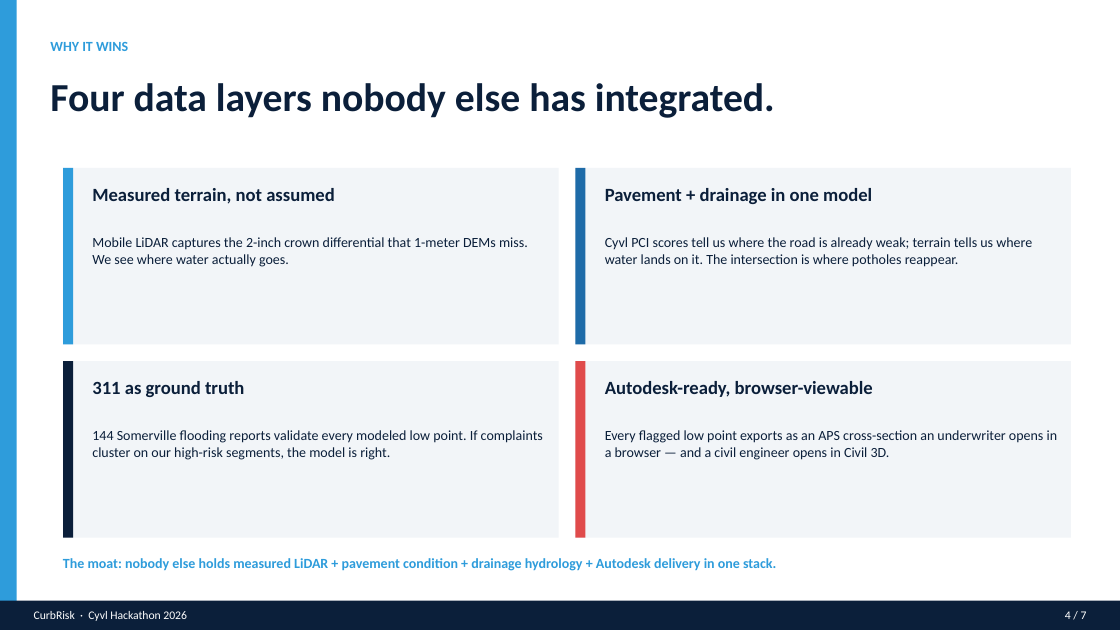
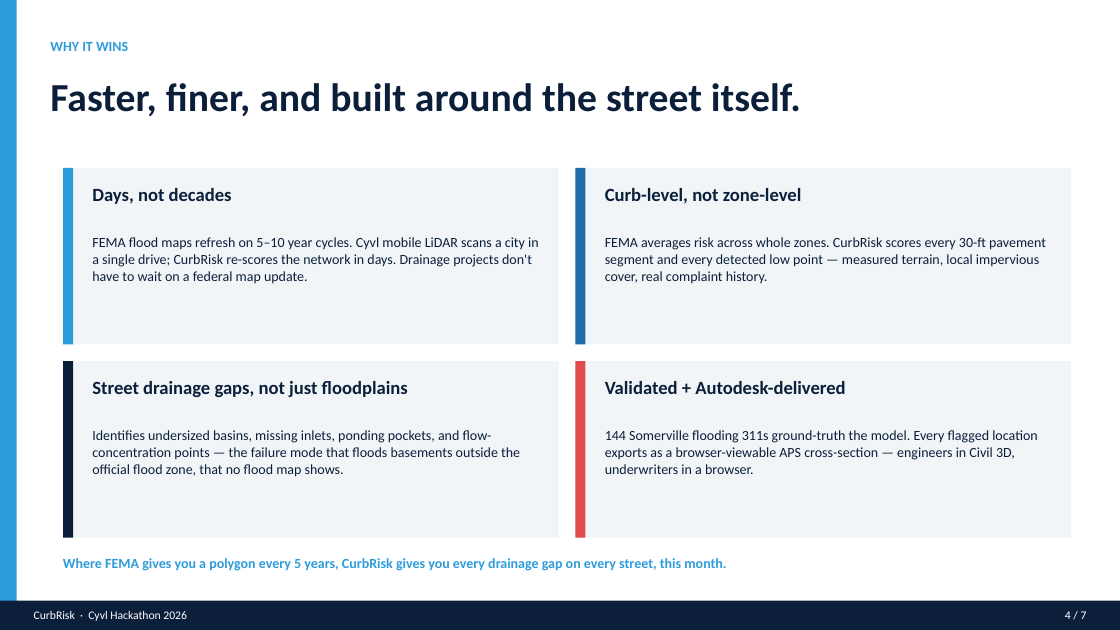
Before and after one commit to H-TejadaDeras/cyvl-hackathon-entry-2026, a slide deck: slide 4 of presentation/CurbRisk_Pitch.pptx. Drawn at 1120x630 pixels with LibreOffice and Linux fonts; fonts in the diff are those of the drawing. Boxes give left, top, right and bottom in pixels: in the first picture for what was removed or moved away, otherwise in the second. Text is boxed around its words. In the diff, an @@ line names an element or a change of style, - is before the commit and + after.

```diff
--- a/presentation/CurbRisk_Pitch.pptx
+++ b/presentation/CurbRisk_Pitch.pptx
@@ text at (x1=50, y1=83, x2=801, y2=116): text changed @@
-Four data layers nobody else has integrated.
+Faster, finer, and built around the street itself.
@@ text at (x1=92, y1=188, x2=232, y2=204): text changed @@
-Measured terrain, not assumed
+Days, not decades
@@ text at (x1=605, y1=188, x2=801, y2=204): text changed @@
-Pavement + drainage in one model
+Curb-level, not zone-level
@@ text at (x1=92, y1=237, x2=539, y2=284): text changed @@
-Mobile LiDAR captures the 2-inch crown differential that 1-meter DEMs miss. We see where water actually goes.
+FEMA flood maps refresh on 5–10 year cycles. Cyvl mobile LiDAR scans a city in a single drive; CurbRisk re-scores the network in days. Drainage projects don't have to wait on a federal map update.
@@ text at (x1=605, y1=237, x2=1046, y2=284): text changed @@
-Cyvl PCI scores tell us where the road is already weak; terrain tells us where water lands on it. The intersection is where potholes reappear.
+FEMA averages risk across whole zones. CurbRisk scores every 30-ft pavement segment and every detected low point — measured terrain, local impervious cover, real complaint history.
@@ text at (x1=92, y1=381, x2=408, y2=397): text changed @@
-311 as ground truth
+Street drainage gaps, not just floodplains
@@ text at (x1=605, y1=381, x2=845, y2=394): text changed @@
-Autodesk-ready, browser-viewable
+Validated + Autodesk-delivered
@@ text at (x1=92, y1=430, x2=520, y2=477): text changed @@
-144 Somerville flooding reports validate every modeled low point. If complaints cluster on our high-risk segments, the model is right.
+Identifies undersized basins, missing inlets, ponding pockets, and flow-concentration points — the failure mode that floods basements outside the official flood zone, that no flood map shows.
@@ text at (x1=605, y1=430, x2=1037, y2=474): text changed @@
-Every flagged low point exports as an APS cross-section an underwriter opens in a browser — and a civil engineer opens in Civil 3D.
+144 Somerville flooding 311s ground-truth the model. Every flagged location exports as a browser-viewable APS cross-section — engineers in Civil 3D, underwriters in a browser.
@@ text at (x1=63, y1=558, x2=726, y2=571): text changed @@
-The moat: nobody else holds measured LiDAR + pavement condition + drainage hydrology + Autodesk delivery in one stack.
+Where FEMA gives you a polygon every 5 years, CurbRisk gives you every drainage gap on every street, this month.
```
Also in this commit, not shown: 4 other slides changed, 2 other files.
